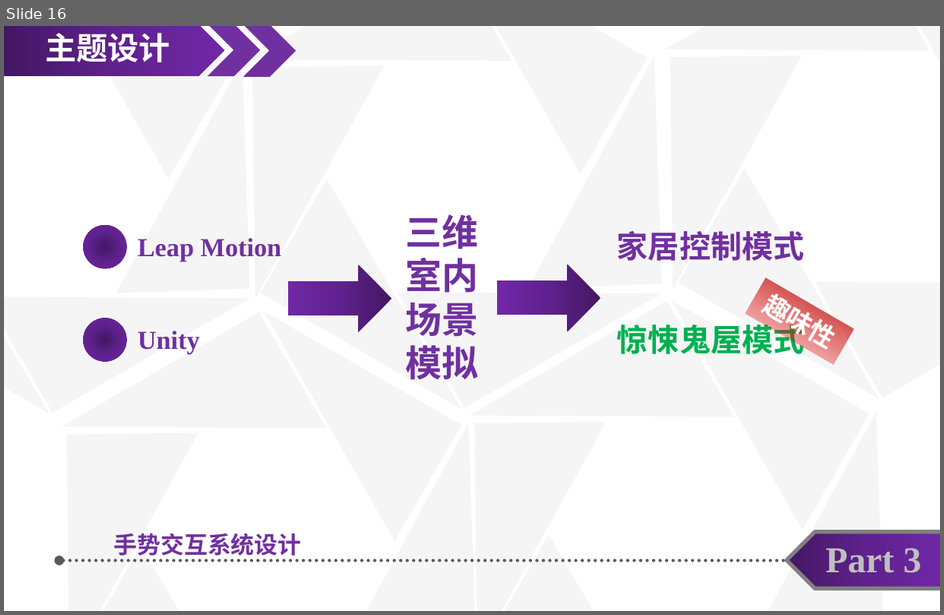
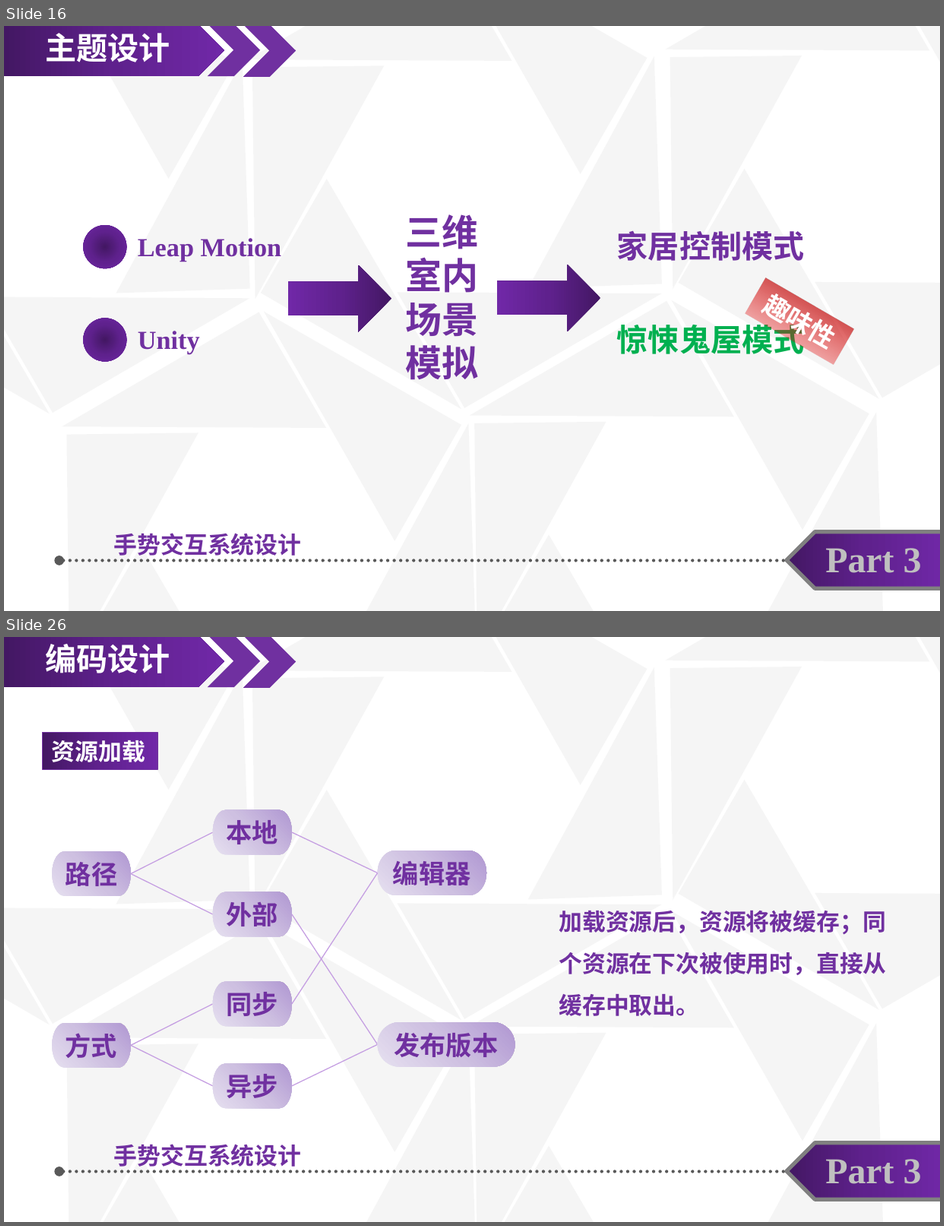
Before and after one commit to taixihuase/LeapMotion, a slide deck: Assets/Documents/毕业设计答辩.pptx. Shown one above the other, each under a label of ours: slide 16 before the commit, slides 16 and 26 after it; the slides between them are not shown. The pictures are 944x615 and 944x1226 pixels, drawn with LibreOffice and Linux fonts; fonts in the diff are those of the drawing. Boxes give left, top, right and bottom in pixels: in the first picture for what was removed or moved away, otherwise in the second. Text is boxed around its words. In the diff, an @@ line names an element or a change of style, - is before the commit and + after.

```diff
--- a/Assets/Documents/毕业设计答辩.pptx
+++ b/Assets/Documents/毕业设计答辩.pptx
@@ slide 26 added at (4,637,940,1222), background #FFFFFF @@
@@ group added at (4,637,940,1222): 29 right triangles @@
@@ pentagon arrow added at (4,637,224,688), fill gradient #431764 to #5F218E to #7128A8, 24 pt, text #FFFFFF, bold @@
+编码设计
@@ chevron added at (207,637,259,688), fill #7030A0 @@
@@ chevron added at (243,637,296,688), fill #7030A0 @@
@@ rectangle added at (43,733,158,770), fill gradient #431764 to #5F218E to #7128A8, outline #7030A0 0.75 pt, 18 pt, text #FFFFFF, bold @@
+资源加载
@@ pill shape added at (213,810,292,855), fill gradient #B197D2 to #CEC1E2 to #E7E1F0, 20 pt, text #7030A0, bold @@
+本地
@@ line added from (130, 874) to (213, 832), #C59EE2 0.75 pt @@
@@ line added from (292, 832) to (378, 873), #C59EE2 0.75 pt @@
@@ pill shape added at (52,851,130,896), fill gradient #B197D2 to #CEC1E2 to #E7E1F0, 20 pt, text #7030A0, bold @@
+路径
@@ pill shape added at (378,851,486,895), fill gradient #B197D2 to #CEC1E2 to #E7E1F0, 20 pt, text #7030A0, bold @@
+编辑器
@@ line added from (130, 874) to (213, 914), #C59EE2 0.75 pt @@
@@ line added from (292, 1004) to (378, 873), #C59EE2 0.75 pt @@
@@ pill shape added at (213,892,292,936), fill gradient #B197D2 to #CEC1E2 to #E7E1F0, 20 pt, text #7030A0, bold @@
+外部
@@ line added from (292, 914) to (378, 1044), #C59EE2 0.75 pt @@
@@ text added at (560,911,887,1016), 18 pt, text #7030A0, bold @@
+加载资源后，资源将被缓存；同个资源在下次被使用时，直接从缓存中取出。
@@ pill shape added at (213,981,292,1027), fill gradient #B197D2 to #CEC1E2 to #E7E1F0, 20 pt, text #7030A0, bold @@
+同步
@@ pill shape added at (52,1023,130,1068), fill gradient #B197D2 to #CEC1E2 to #E7E1F0, 20 pt, text #7030A0, bold @@
+方式
@@ line added from (130, 1045) to (213, 1004), #C59EE2 0.75 pt @@
@@ pill shape added at (378,1023,515,1068), fill gradient #B197D2 to #CEC1E2 to #E7E1F0, 20 pt, text #7030A0, bold @@
+发布版本
@@ line added from (130, 1045) to (213, 1086), #C59EE2 0.75 pt @@
@@ line added from (292, 1086) to (378, 1044), #C59EE2 0.75 pt @@
@@ pill shape added at (213,1064,292,1109), fill gradient #B197D2 to #CEC1E2 to #E7E1F0, 20 pt, text #7030A0, bold @@
+异步
@@ text added at (114,1144,301,1171), 18 pt, text #7030A0, bold @@
+手势交互系统设计
@@ pentagon arrow added at (787,1142,940,1199), fill gradient #431764 to #5F218E to #7128A8, outline #808080 3 pt, 28 pt, text #BFBFBF, bold @@
+Part 3
@@ double arrow added from (59, 1171) to (870, 1171), #595959 2.5 pt dashed @@
```
Also in this commit, not shown: 5 slides changed, 20 other slides added, 2 slides removed, 1 other file.
